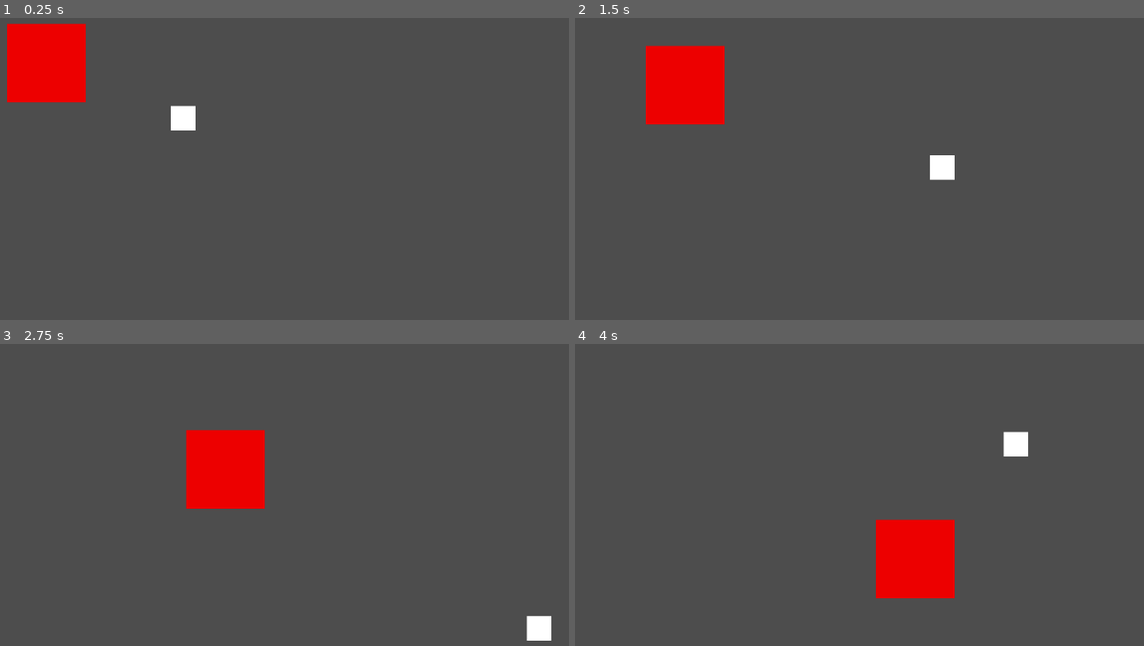
Above: before the commit, frames 1-4 (two rows, left to right).
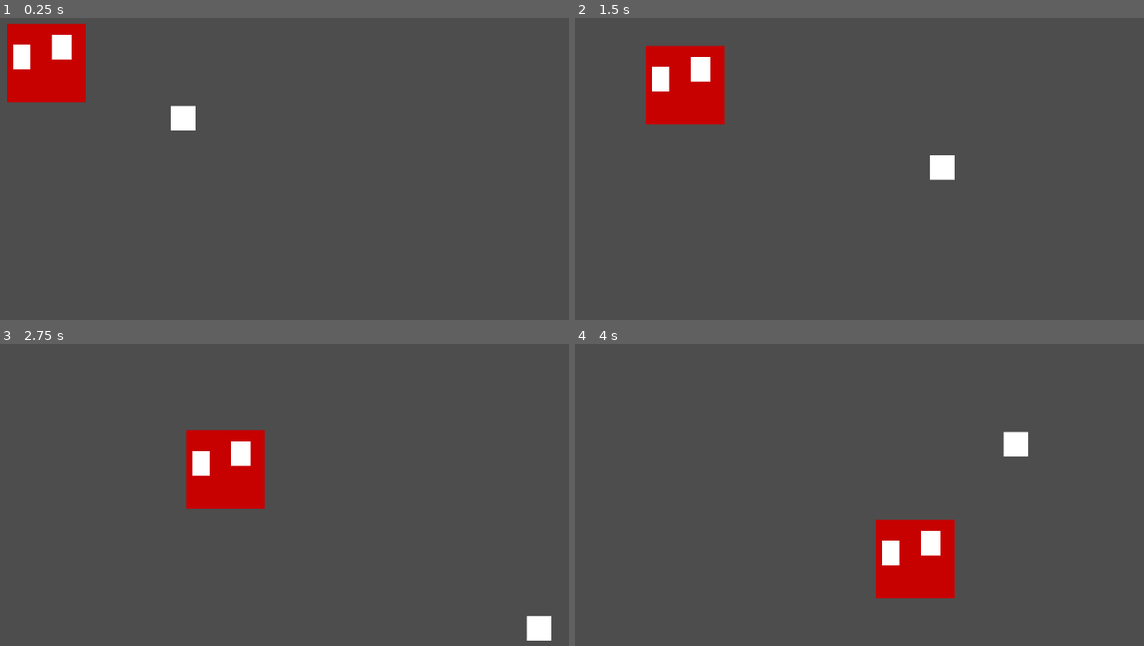
Above: after the commit, the same moments.

Repository: Garrett-Ravatt/DEEBSMoP
Game: Godot game, scene res://test-scenes/get_the_man.tscn
Two runs of this game, one before a commit and one after it. Both use one fixed random seed, a clock stepped at 60 frames per second and the inputs below. The project has no main scene, so this scene is started directly.
Inputs:
- Up to frame 1 (0.25 s): no input
- Up to frame 2 (1.5 s): hold D (move_right) 0.53-1.28 s; hold S (move_down) from 1.28 s (still down)
- Up to frame 3 (2.75 s): release S (move_down) at 2.03 s; hold D (move_right) from 2.03 s (still down)
- Up to frame 4 (4 s): release D (move_right) at 2.78 s; hold W (move_up) 2.78-3.53 s; hold A (move_left) from 3.53 s (still down)

The runs differ from the first frame. In frame 1, 3.6% of the frame differs, in the area x 1-16%, y 2-28%; in frame 2, 3.6%; in frame 3, 3.6%; in frame 4, 3.6%.

Commit message:
health property & death signal added

Diff:
--- a/objects/enemies/emeny_2.gd
+++ b/objects/enemies/emeny_2.gd
@@ -1,8 +1,14 @@
 extends CharacterBody2D
 
+signal death
+@export var health := 100.0 :
+	set(value):
+		if value <= 0:
+			death.emit()
+		health = value
 
-const SPEED = 150.0
-const ACCEL = 100.0
+@export var speed := 150.0
+@export var accel := 100.0
 
 enum EMENYSTATE {
 	PURSUIT,
@@ -45,9 +51,9 @@
 			var direction = (target.global_position - global_position).normalized()
 
 			if direction:
-				velocity.x = clamp(velocity.x + direction.x * ACCEL * delta, -SPEED, SPEED)
-				velocity.y = clamp(velocity.y + direction.y * ACCEL * delta, -SPEED, SPEED)
+				velocity.x = clamp(velocity.x + direction.x * accel * delta, -speed, speed)
+				velocity.y = clamp(velocity.y + direction.y * accel * delta, -speed, speed)
 			else:
-				velocity.x = move_toward(velocity.x, 0, SPEED * delta)
+				velocity.x = move_toward(velocity.x, 0, speed * delta)
 
 	move_and_slide()
--- a/objects/enemies/emeny_2.tscn
+++ b/objects/enemies/emeny_2.tscn
@@ -5,7 +5,7 @@
 [sub_resource type="RectangleShape2D" id="RectangleShape2D_wfg7g"]
 size = Vector2(128, 128)
 
-[node name="Emeny2" type="CharacterBody2D"]
+[node name="Emeny2" type="CharacterBody2D" groups=["enemy"]]
 motion_mode = 1
 script = ExtResource("1_xorsv")
 
@@ -24,7 +24,21 @@
 grow_vertical = 2
 size_flags_horizontal = 4
 size_flags_vertical = 4
-color = Color(0.929412, 0, 0, 1)
+color = Color(0.780392, 0, 0, 1)
+
+[node name="ColorRect2" type="ColorRect" parent="ColorRect"]
+offset_left = 73.0
+offset_top = 18.0
+offset_right = 113.0
+offset_bottom = 58.0
+scale = Vector2(0.8, 1)
+
+[node name="ColorRect3" type="ColorRect" parent="ColorRect"]
+offset_left = 10.0
+offset_top = 34.0
+offset_right = 50.0
+offset_bottom = 74.0
+scale = Vector2(0.7, 1)
 
 [node name="CollisionShape2D" type="CollisionShape2D" parent="."]
 shape = SubResource("RectangleShape2D_wfg7g")
--- a/objects/the_man.gd
+++ b/objects/the_man.gd
@@ -1,5 +1,11 @@
 extends Area2D
 
+signal death
+@export var health := 100.0 :
+	set(value):
+		if value <= 0:
+			death.emit()
+		health = value
 
 @export var speed = 400 # How fast the player will move (pixels/sec).
 var screen_size # Size of the game window.
